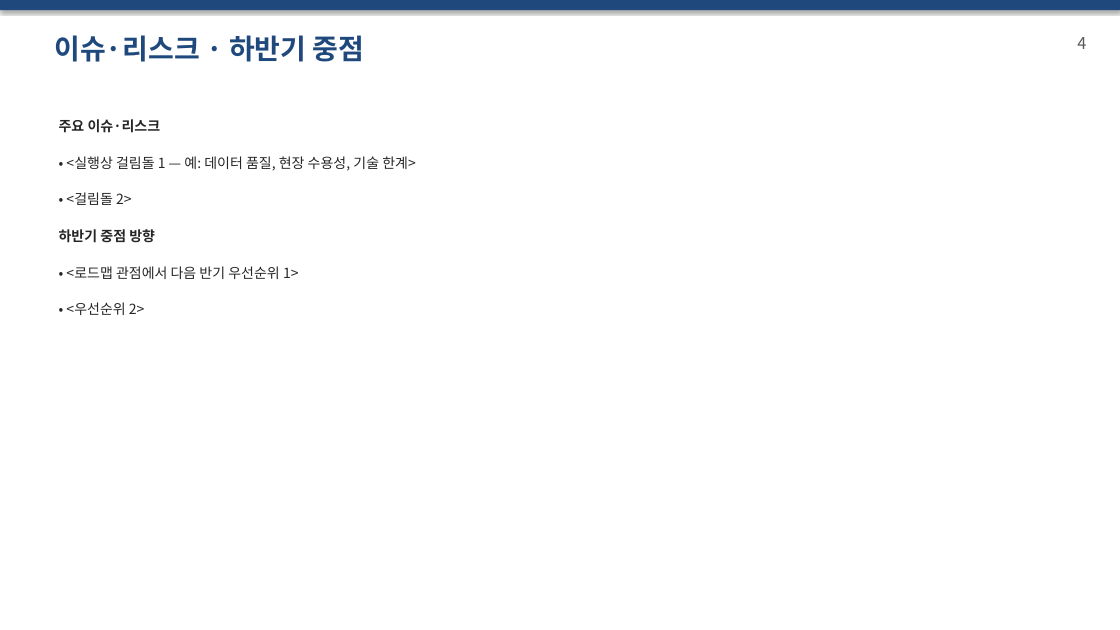
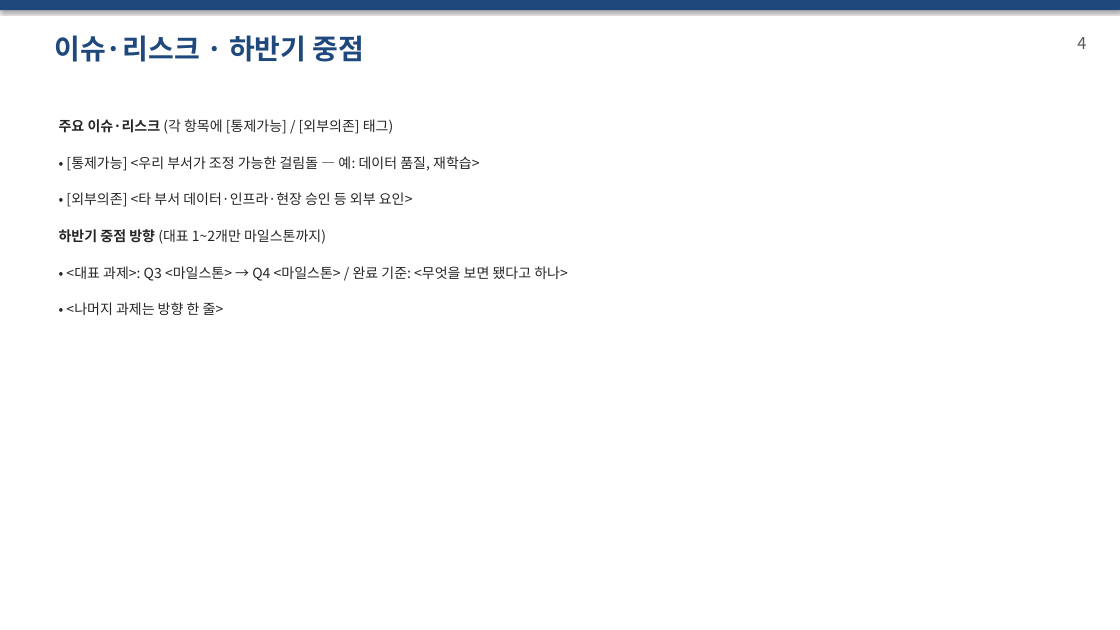
Before and after one commit to DarrenKoi/pm_notes, a slide deck: slide 4 of my-task/report-template-ai-agent/템플릿_빈서식.pptx. Drawn at 1120x630 pixels with LibreOffice and Linux fonts; fonts in the diff are those of the drawing. Boxes give left, top, right and bottom in pixels: in the first picture for what was removed or moved away, otherwise in the second. Text is boxed around its words. In the diff, an @@ line names an element or a change of style, - is before the commit and + after.

```diff
--- a/my-task/report-template-ai-agent/템플릿_빈서식.pptx
+++ b/my-task/report-template-ai-agent/템플릿_빈서식.pptx
@@ text at (x1=59, y1=119, x2=393, y2=134): text changed; bold off @@
-주요 이슈·리스크
+주요 이슈·리스크 (각 항목에 [통제가능] / [외부의존] 태그)
@@ text at (x1=66, y1=156, x2=479, y2=171): text changed @@
-• <실행상 걸림돌 1 — 예: 데이터 품질, 현장 수용성, 기술 한계>
+• [통제가능] <우리 부서가 조정 가능한 걸림돌 — 예: 데이터 품질, 재학습>
@@ text at (x1=66, y1=192, x2=413, y2=207): text changed @@
-• <걸림돌 2>
+• [외부의존] <타 부서 데이터·인프라·현장 승인 등 외부 요인>
@@ text at (x1=59, y1=229, x2=326, y2=244): text changed; bold off @@
-하반기 중점 방향
+하반기 중점 방향 (대표 1~2개만 마일스톤까지)
@@ text at (x1=66, y1=266, x2=568, y2=281): text changed @@
-• <로드맵 관점에서 다음 반기 우선순위 1>
+• <대표 과제>: Q3 <마일스톤> → Q4 <마일스톤> / 완료 기준: <무엇을 보면 됐다고 하나>
@@ text at (x1=66, y1=302, x2=224, y2=315): text changed @@
-• <우선순위 2>
+• <나머지 과제는 방향 한 줄>
```
Also in this commit, not shown: 2 other slides changed, 1 slide added, 4 other files.
